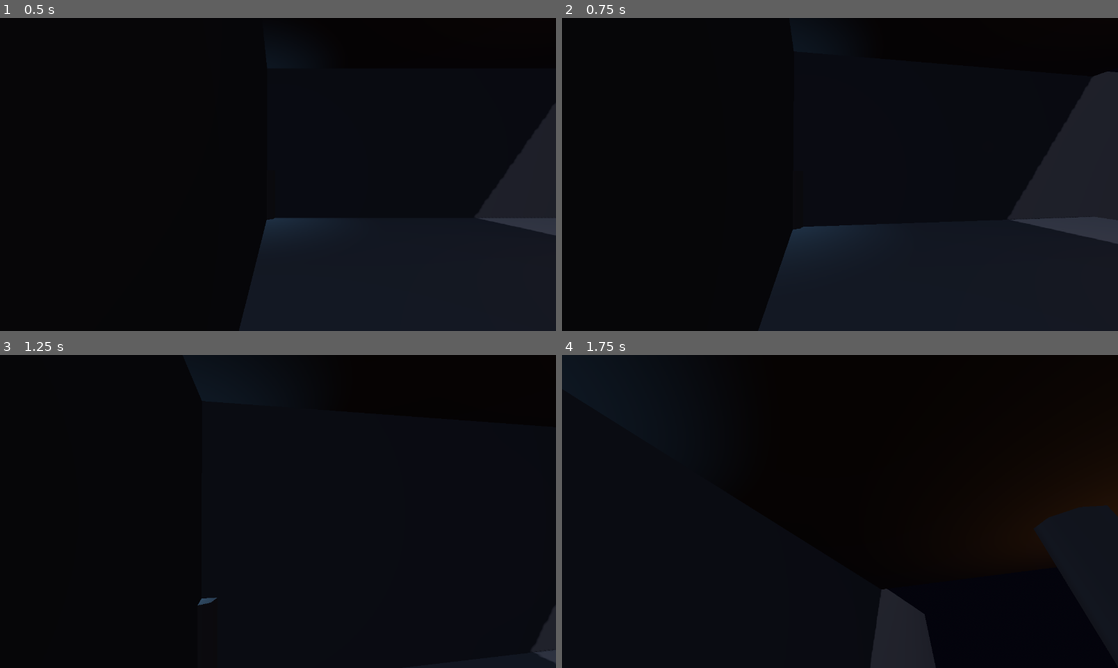
Above: before the commit, frames 1-4 (two rows, left to right).
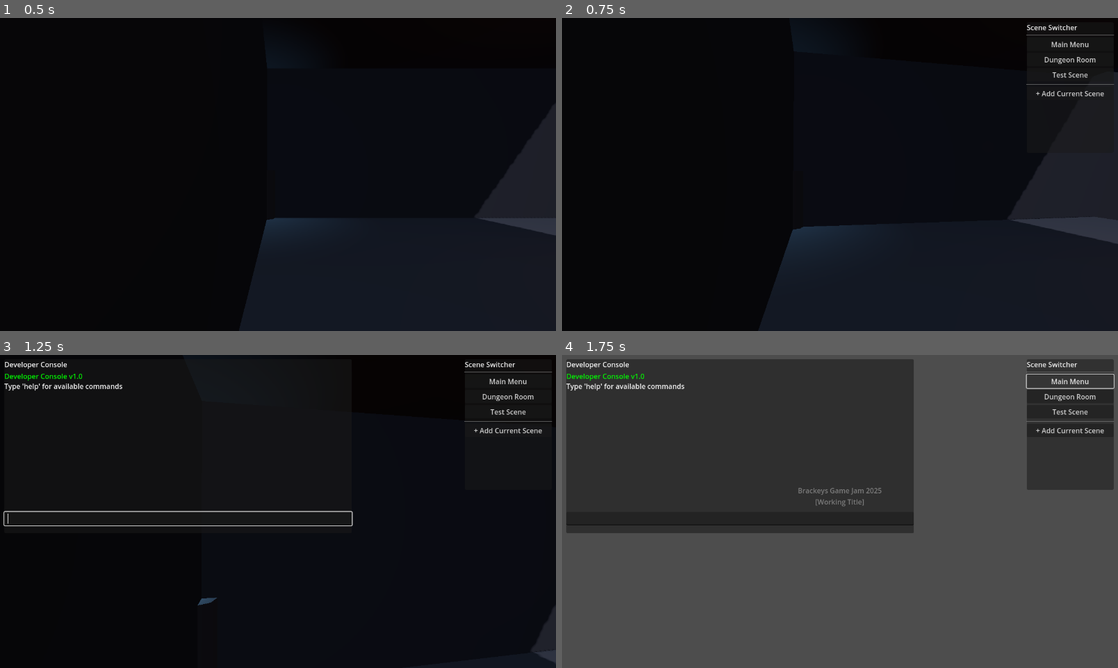
Above: after the commit, the same moments.

Repository: alanops/brackeys-gamejam-2025
Game: Godot game, scene res://src/scenes/DungeonRoomEnhanced.tscn
Same seed, same stepped clock (60 frames per second), same inputs: the game is played once before the commit and once after it.
Inputs (mouse positions are in pixels of both pictures, inside the frame that each line leads up to):
- Up to frame 1 (0.5 s): no input
- Up to frame 2 (0.75 s): move the mouse to (867, 174) at 0.52 s; hold W (move_forward) from 0.53 s (still down); hold End (ui_end) from 0.53 s (still down)
- Up to frame 3 (1.25 s): keep holding W (move_forward); keep holding End (ui_end); tap Space (jump) at 0.77, 1.07 s; tap Home (ui_home) at 0.8 s
- Up to frame 4 (1.75 s): release W (move_forward) at 1.25 s; release End (ui_end) at 1.25 s; click (1067, 380) at 1.25 s, where only the run after the commit has a clickable "Main Menu"

Frame 1 is identical in both runs. In frame 2, 0.5% of the frame differs, in the area x 83-100%, y 2-26%; in frame 3, 1.6%; in frame 4, 100%, in the area x 0-100%, y 0-100%.

Commit message:
Add comprehensive developer tools and debug systems
- Debug overlay with FPS, position, memory tracking (F3)
- Developer console with extensive command system (F4)
- Noclip/free camera mode for level exploration (F5)
- Scene switcher for rapid navigation (F6)
- Time scale controls for testing at different speeds
- Screenshot system with automatic timestamping
- Global GameManager singleton coordinating all tools
- Comprehensive documentation for all dev features

Tools automatically disable in release builds

Diff:
--- a/project.godot
+++ b/project.godot
@@ -15,6 +15,10 @@
 run/main_scene="res://src/scenes/DungeonRoomEnhanced.tscn"
 config/features=PackedStringArray("4.4", "GL Compatibility")
 config/icon="res://icon.svg"
+
+[autoload]
+
+GameManager="*res://src/scripts/GameManager.gd"
 
 [display]
 
@@ -88,6 +92,11 @@
 , Object(InputEventJoypadButton,"resource_local_to_scene":false,"resource_name":"","device":-1,"button_index":6,"pressure":0.0,"pressed":true,"script":null)
 ]
 }
+move_down={
+"deadzone": 0.5,
+"events": [Object(InputEventKey,"resource_local_to_scene":false,"resource_name":"","device":-1,"window_id":0,"alt_pressed":false,"shift_pressed":false,"ctrl_pressed":false,"meta_pressed":false,"pressed":false,"keycode":0,"physical_keycode":4194326,"key_label":0,"unicode":0,"location":0,"echo":false,"script":null)
+]
+}
 
 [rendering]
 
--- /dev/null
+++ b/src/scenes/DebugOverlay.tscn
@@ -0,0 +1,7 @@
+[gd_scene load_steps=2 format=3 uid="uid://b4j5ynnmxoxc7"]
+
+[ext_resource type="Script" path="res://src/scripts/DebugOverlay.gd" id="1_debug"]
+
+[node name="DebugOverlay" type="CanvasLayer"]
+layer = 10
+script = ExtResource("1_debug")
--- /dev/null
+++ b/src/scenes/DevConsole.tscn
@@ -0,0 +1,7 @@
+[gd_scene load_steps=2 format=3 uid="uid://dxqwe7ytph3hn"]
+
+[ext_resource type="Script" path="res://src/scripts/DevConsole.gd" id="1_console"]
+
+[node name="DevConsole" type="CanvasLayer"]
+layer = 11
+script = ExtResource("1_console")
--- /dev/null
+++ b/src/scenes/SceneSwitcher.tscn
@@ -0,0 +1,9 @@
+[gd_scene load_steps=2 format=3 uid="uid://cj7x8n5ymow8k"]
+
+[ext_resource type="Script" path="res://src/scripts/SceneSwitcher.gd" id="1_switch"]
+
+[node name="SceneSwitcher" type="Control"]
+anchor_right = 1.0
+anchor_bottom = 1.0
+mouse_filter = 2
+script = ExtResource("1_switch")
--- /dev/null
+++ b/src/scripts/DebugOverlay.gd
@@ -0,0 +1,77 @@
+extends CanvasLayer
+
+var fps_label: Label
+var position_label: Label
+var memory_label: Label
+var time_scale_label: Label
+var player_ref: Node3D
+
+func _ready():
+	create_debug_ui()
+	visible = false
+
+func create_debug_ui():
+	var panel = PanelContainer.new()
+	panel.modulate.a = 0.8
+	add_child(panel)
+
+	var vbox = VBoxContainer.new()
+	vbox.add_theme_constant_override("separation", 2)
+	panel.add_child(vbox)
+
+	# FPS Display
+	fps_label = Label.new()
+	fps_label.add_theme_font_size_override("font_size", 14)
+	fps_label.add_theme_color_override("font_color", Color.GREEN)
+	vbox.add_child(fps_label)
+
+	# Position Display
+	position_label = Label.new()
+	position_label.add_theme_font_size_override("font_size", 14)
+	vbox.add_child(position_label)
+
+	# Memory Usage
+	memory_label = Label.new()
+	memory_label.add_theme_font_size_override("font_size", 14)
+	vbox.add_child(memory_label)
+
+	# Time Scale
+	time_scale_label = Label.new()
+	time_scale_label.add_theme_font_size_override("font_size", 14)
+	vbox.add_child(time_scale_label)
+
+	# Debug Controls Info
+	var controls_label = Label.new()
+	controls_label.text = "F3: Toggle Debug | F4: Console | F5: Noclip"
+	controls_label.add_theme_font_size_override("font_size", 12)
+	controls_label.add_theme_color_override("font_color", Color.GRAY)
+	vbox.add_child(controls_label)
+
+func _process(_delta):
+	if not visible:
+		return
+
+	# Update FPS
+	var fps = Engine.get_frames_per_second()
+	fps_label.text = "FPS: %d" % fps
+	fps_label.add_theme_color_override("font_color",
+		Color.GREEN if fps >= 55 else Color.YELLOW if fps >= 30 else Color.RED)
+
+	# Update Position
+	if player_ref:
+		var pos = player_ref.global_position
+		position_label.text = "Pos: %.1f, %.1f, %.1f" % [pos.x, pos.y, pos.z]
+
+	# Update Memory
+	var static_mem = OS.get_static_memory_usage() / 1048576.0
+	memory_label.text = "Memory: %.1f MB" % static_mem
+
+	# Update Time Scale
+	time_scale_label.text = "Time Scale: %.2fx" % Engine.time_scale
+
+func set_player_reference(player: Node3D):
+	player_ref = player
+
+func _input(event):
+	if event.is_action_pressed("ui_page_down"): # F3 key
+		visible = !visible
--- /dev/null
+++ b/src/scripts/DevConsole.gd
@@ -0,0 +1,207 @@
+extends CanvasLayer
+
+signal command_executed(command: String, args: Array)
+
+var console_panel: PanelContainer
+var output_text: RichTextLabel
+var input_field: LineEdit
+var command_history: Array[String] = []
+var history_index: int = -1
+
+var commands = {
+	"help": "Show available commands",
+	"clear": "Clear console output",
+	"quit": "Quit to main menu",
+	"restart": "Restart current scene",
+	"scene": "Load scene (usage: scene [path])",
+	"timescale": "Set time scale (usage: timescale [0.1-5.0])",
+	"teleport": "Teleport player (usage: teleport x y z)",
+	"spawn": "Spawn object at player (usage: spawn [object_name])",
+	"godmode": "Toggle invincibility",
+	"noclip": "Toggle noclip mode",
+	"fps_limit": "Set FPS limit (usage: fps_limit [30/60/120/0])",
+	"screenshot": "Take screenshot",
+	"give": "Give item/resource (usage: give [item] [amount])"
+}
+
+func _ready():
+	create_console_ui()
+	visible = false
+
+func create_console_ui():
+	# Background panel
+	console_panel = PanelContainer.new()
+	console_panel.custom_minimum_size = Vector2(800, 400)
+	console_panel.set_anchors_preset(Control.PRESET_TOP_LEFT)
+	console_panel.position = Vector2(10, 10)
+	console_panel.modulate.a = 0.95
+	add_child(console_panel)
+
+	var vbox = VBoxContainer.new()
+	console_panel.add_child(vbox)
+
+	# Title
+	var title = Label.new()
+	title.text = "Developer Console"
+	title.add_theme_font_size_override("font_size", 16)
+	vbox.add_child(title)
+
+	# Output area
+	output_text = RichTextLabel.new()
+	output_text.custom_minimum_size = Vector2(780, 320)
+	output_text.bbcode_enabled = true
+	output_text.scroll_following = true
+	vbox.add_child(output_text)
+
+	# Input field
+	input_field = LineEdit.new()
+	input_field.placeholder_text = "Enter command..."
+	input_field.text_submitted.connect(_on_command_entered)
+	vbox.add_child(input_field)
+
+	# Initial message
+	write_line("[color=green]Developer Console v1.0[/color]")
+	write_line("Type 'help' for available commands")
+
+func _input(event):
+	if event.is_action_pressed("ui_home"): # F4 key
+		toggle_console()
+
+	if visible:
+		if event.is_action_pressed("ui_up"):
+			navigate_history(-1)
+		elif event.is_action_pressed("ui_down"):
+			navigate_history(1)
+
+func toggle_console():
+	visible = !visible
+	if visible:
+		input_field.grab_focus()
+		Input.set_mouse_mode(Input.MOUSE_MODE_VISIBLE)
+	else:
+		Input.set_mouse_mode(Input.MOUSE_MODE_CAPTURED)
+
+func navigate_history(direction: int):
+	if command_history.is_empty():
+		return
+
+	history_index = clamp(history_index + direction, -1, command_history.size() - 1)
+	if history_index >= 0:
+		input_field.text = command_history[history_index]
+	else:
+		input_field.text = ""
+
+func _on_command_entered(text: String):
+	if text.strip_edges() == "":
+		return
+
+	command_history.append(text)
+	history_index = command_history.size()
+
+	write_line("[color=cyan]> " + text + "[/color]")
+	execute_command(text)
+	input_field.clear()
+
+func execute_command(text: String):
+	var parts = text.strip_edges().split(" ")
+	if parts.is_empty():
+		return
+
+	var cmd = parts[0].to_lower()
+	var args = parts.slice(1)
+
+	match cmd:
+		"help":
+			show_help()
+		"clear":
+			output_text.clear()
+		"quit":
+			get_tree().change_scene_to_file("res://src/scenes/Main.tscn")
+		"restart":
+			get_tree().reload_current_scene()
+		"scene":
+			if args.size() > 0:
+				load_scene(args[0])
+			else:
+				write_line("[color=red]Usage: scene [path][/color]")
+		"timescale":
+			if args.size() > 0:
+				set_timescale(args[0].to_float())
+			else:
+				write_line("[color=red]Usage: timescale [0.1-5.0][/color]")
+		"teleport":
+			if args.size() >= 3:
+				teleport_player(args[0].to_float(), args[1].to_float(), args[2].to_float())
+			else:
+				write_line("[color=red]Usage: teleport x y z[/color]")
+		"noclip":
+			toggle_noclip()
+		"fps_limit":
+			if args.size() > 0:
+				set_fps_limit(args[0].to_int())
+			else:
+				write_line("[color=red]Usage: fps_limit [30/60/120/0][/color]")
+		"screenshot":
+			take_screenshot()
+		_:
+			write_line("[color=red]Unknown command: " + cmd + "[/color]")
+
+	command_executed.emit(cmd, args)
+
+func show_help():
+	write_line("[color=yellow]Available Commands:[/color]")
+	for cmd in commands:
+		write_line("  [color=white]%s[/color] - %s" % [cmd, commands[cmd]])
+
+func load_scene(path: String):
+	if not path.begins_with("res://"):
+		path = "res://src/scenes/" + path + ".tscn"
+
+	if ResourceLoader.exists(path):
+		get_tree().change_scene_to_file(path)
+		write_line("[color=green]Loading scene: " + path + "[/color]")
+	else:
+		write_line("[color=red]Scene not found: " + path + "[/color]")
+
+func set_timescale(scale: float):
+	scale = clamp(scale, 0.1, 5.0)
+	Engine.time_scale = scale
+	write_line("[color=green]Time scale set to: %.2fx[/color]" % scale)
+
+func teleport_player(x: float, y: float, z: float):
+	var player = get_tree().get_first_node_in_group("player")
+	if player:
+		player.global_position = Vector3(x, y, z)
+		write_line("[color=green]Teleported to: %.1f, %.1f, %.1f[/color]" % [x, y, z])
+	else:
+		write_line("[color=red]No player found in scene[/color]")
+
+func toggle_noclip():
+	var player = get_tree().get_first_node_in_group("player")
+	if player and player.has_method("toggle_noclip"):
+		player.toggle_noclip()
+		write_line("[color=green]Noclip toggled[/color]")
+	else:
+		write_line("[color=red]Noclip not available[/color]")
+
+func set_fps_limit(limit: int):
+	Engine.max_fps = limit
+	if limit == 0:
+		write_line("[color=green]FPS limit removed[/color]")
+	else:
+		write_line("[color=green]FPS limit set to: %d[/color]" % limit)
+
+func take_screenshot():
+	var datetime = Time.get_datetime_dict_from_system()
+	var filename = "screenshot_%04d%02d%02d_%02d%02d%02d.png" % [
+		datetime.year, datetime.month, datetime.day,
+		datetime.hour, datetime.minute, datetime.second
+	]
+	var path = "user://screenshots/" + filename
+
+	DirAccess.make_dir_absolute("user://screenshots")
+	get_viewport().get_texture().get_image().save_png(path)
+	write_line("[color=green]Screenshot saved: " + filename + "[/color]")
+
+func write_line(text: String):
+	output_text.append_text(text + "\n")
--- a/src/scripts/FirstPersonController.gd
+++ b/src/scripts/FirstPersonController.gd
@@ -4,13 +4,16 @@
 const JUMP_VELOCITY = 6.0
 const MOUSE_SENSITIVITY = 0.002
 const GAMEPAD_SENSITIVITY = 2.0
+const NOCLIP_SPEED = 10.0
 
 var gravity = ProjectSettings.get_setting("physics/3d/default_gravity")
+var noclip_enabled = false
 
 @onready var camera = $Camera3D
 
 func _ready():
 	Input.set_mouse_mode(Input.MOUSE_MODE_CAPTURED)
+	add_to_group("player")
 
 func _input(event):
 	# Mouse look
@@ -39,6 +42,14 @@
 		camera.rotation.x = clamp(camera.rotation.x, -1.5, 1.5)
 
 func _physics_process(delta):
+	if noclip_enabled:
+		handle_noclip_movement(delta)
+	else:
+		handle_normal_movement(delta)
+
+	move_and_slide()
+
+func handle_normal_movement(delta):
 	# Add gravity
 	if not is_on_floor():
 		velocity.y -= gravity * delta
@@ -62,4 +73,22 @@
 		velocity.x = move_toward(velocity.x, 0, SPEED * delta * 5)
 		velocity.z = move_toward(velocity.z, 0, SPEED * delta * 5)
 
-	move_and_slide()
+func handle_noclip_movement(delta):
+	# Get input direction
+	var input_dir = Vector3()
+	input_dir.x = Input.get_action_strength("move_right") - Input.get_action_strength("move_left")
+	input_dir.z = Input.get_action_strength("move_back") - Input.get_action_strength("move_forward")
+	input_dir.y = Input.get_action_strength("jump") - Input.get_action_strength("move_down")
+
+	# Transform to camera space for true free flight
+	var cam_transform = camera.global_transform
+	var movement = cam_transform.basis * input_dir
+
+	velocity = movement.normalized() * NOCLIP_SPEED
+
+func toggle_noclip():
+	noclip_enabled = !noclip_enabled
+	if noclip_enabled:
+		set_collision_mask_value(1, false) # Disable collision with layer 1
+	else:
+		set_collision_mask_value(1, true) # Re-enable collision
--- /dev/null
+++ b/src/scripts/GameManager.gd
@@ -0,0 +1,79 @@
+extends Node
+
+# Singleton for managing game-wide systems and dev tools
+
+var debug_overlay_scene = preload("res://src/scenes/DebugOverlay.tscn")
+var dev_console_scene = preload("res://src/scenes/DevConsole.tscn")
+var scene_switcher_scene = preload("res://src/scenes/SceneSwitcher.tscn")
+
+var debug_overlay: CanvasLayer
+var dev_console: CanvasLayer
+var scene_switcher: Control
+
+func _ready():
+	# Make this a singleton
+	process_mode = Node.PROCESS_MODE_ALWAYS
+
+	# Initialize dev tools
+	setup_debug_overlay()
+	setup_dev_console()
+	setup_scene_switcher()
+
+	# Register custom project settings
+	register_debug_settings()
+
+func setup_debug_overlay():
+	debug_overlay = debug_overlay_scene.instantiate()
+	add_child(debug_overlay)
+
+func setup_dev_console():
+	dev_console = dev_console_scene.instantiate()
+	add_child(dev_console)
+
+	# Connect to console commands
+	dev_console.command_executed.connect(_on_console_command)
+
+func setup_scene_switcher():
+	scene_switcher = scene_switcher_scene.instantiate()
+	add_child(scene_switcher)
+
+func _on_console_command(command: String, args: Array):
+	# Handle global commands here
+	match command:
+		"godmode":
+			toggle_godmode()
+		"give":
+			if args.size() >= 2:
+				give_item(args[0], args[1].to_int())
+
+func toggle_godmode():
+	# Implement godmode logic when health system exists
+	print("Godmode toggled")
+
+func give_item(item: String, amount: int):
+	# Implement inventory system integration
+	print("Gave %d x %s" % [amount, item])
+
+func register_debug_settings():
+	# Add custom project settings for debug features
+	if not ProjectSettings.has_setting("debug/show_fps_on_start"):
+		ProjectSettings.set_setting("debug/show_fps_on_start", false)
+	if not ProjectSettings.has_setting("debug/enable_dev_console"):
+		ProjectSettings.set_setting("debug/enable_dev_console", true)
+
+# Global helper functions
+func take_screenshot():
+	var datetime = Time.get_datetime_dict_from_system()
+	var filename = "screenshot_%04d%02d%02d_%02d%02d%02d.png" % [
+		datetime.year, datetime.month, datetime.day,
+		datetime.hour, datetime.minute, datetime.second
+	]
+	var path = "user://screenshots/" + filename
+
+	DirAccess.make_dir_absolute("user://screenshots")
+	get_viewport().get_texture().get_image().save_png(path)
+	print("Screenshot saved: " + filename)
+
+	# Show notification
+	if debug_overlay and debug_overlay.has_method("show_notification"):
+		debug_overlay.show_notification("Screenshot saved!")
--- /dev/null
+++ b/src/scripts/SceneSwitcher.gd
@@ -0,0 +1,76 @@
+extends Control
+
+var scene_list = {
+	"Main Menu": "res://src/scenes/Main.tscn",
+	"Dungeon Room": "res://src/scenes/DungeonRoomEnhanced.tscn",
+	"Test Scene": "res://src/scenes/TestScene.tscn"
+}
+
+var panel: PanelContainer
+var scene_buttons: VBoxContainer
+
+func _ready():
+	create_ui()
+	visible = false
+
+func create_ui():
+	# Create panel
+	panel = PanelContainer.new()
+	panel.custom_minimum_size = Vector2(200, 300)
+	panel.set_anchors_preset(Control.PRESET_TOP_RIGHT)
+	panel.position = Vector2(-210, 10)
+	panel.modulate.a = 0.9
+	add_child(panel)
+
+	var vbox = VBoxContainer.new()
+	panel.add_child(vbox)
+
+	# Title
+	var title = Label.new()
+	title.text = "Scene Switcher"
+	title.add_theme_font_size_override("font_size", 16)
+	vbox.add_child(title)
+
+	# Separator
+	vbox.add_child(HSeparator.new())
+
+	# Scene buttons
+	scene_buttons = VBoxContainer.new()
+	vbox.add_child(scene_buttons)
+
+	for scene_name in scene_list:
+		var btn = Button.new()
+		btn.text = scene_name
+		btn.pressed.connect(func(): load_scene(scene_list[scene_name]))
+		scene_buttons.add_child(btn)
+
+	# Add scene button
+	vbox.add_child(HSeparator.new())
+	var add_btn = Button.new()
+	add_btn.text = "+ Add Current Scene"
+	add_btn.pressed.connect(add_current_scene)
+	vbox.add_child(add_btn)
+
+func _input(event):
+	if event.is_action_pressed("ui_end"): # F6 key
+		visible = !visible
+		if visible:
+			Input.set_mouse_mode(Input.MOUSE_MODE_VISIBLE)
+
+func load_scene(path: String):
+	if ResourceLoader.exists(path):
+		get_tree().change_scene_to_file(path)
+	else:
+		print("Scene not found: " + path)
+
+func add_current_scene():
+	var current_scene = get_tree().current_scene.scene_file_path
+	var scene_name = current_scene.get_file().get_basename()
+
+	if not scene_list.has(scene_name):
+		scene_list[scene_name] = current_scene
+
+		var btn = Button.new()
+		btn.text = scene_name
+		btn.pressed.connect(func(): load_scene(current_scene))
+		scene_buttons.add_child(btn)
Not shown, added: docs/DEV_TOOLS.md
